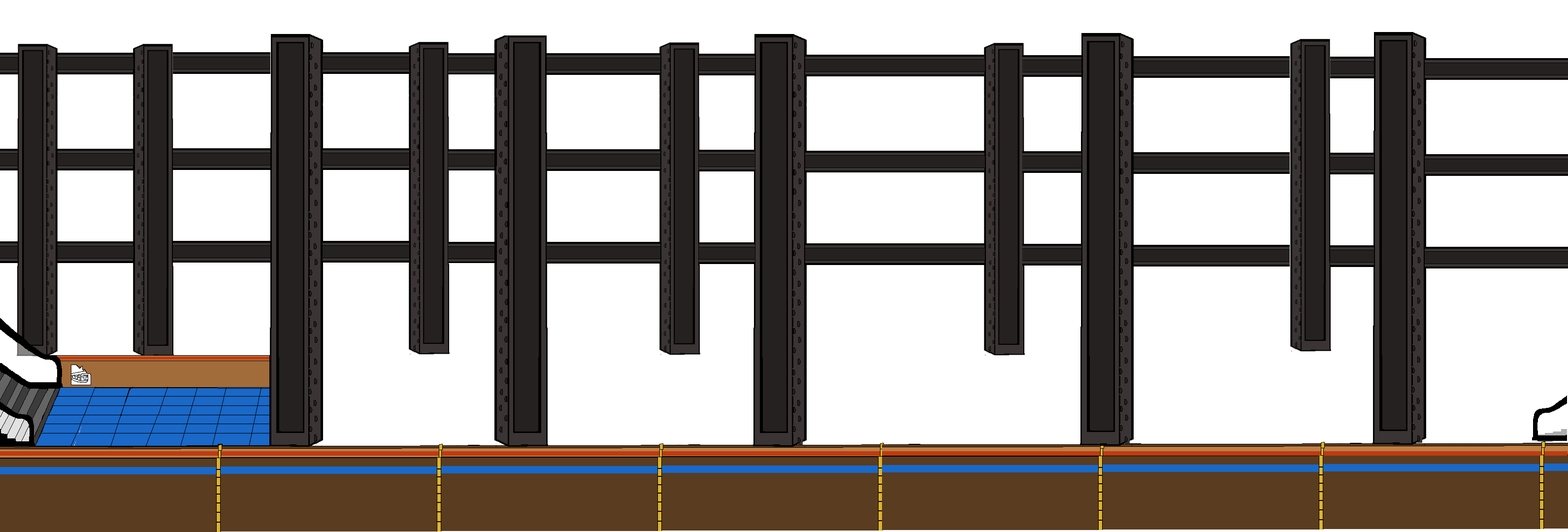
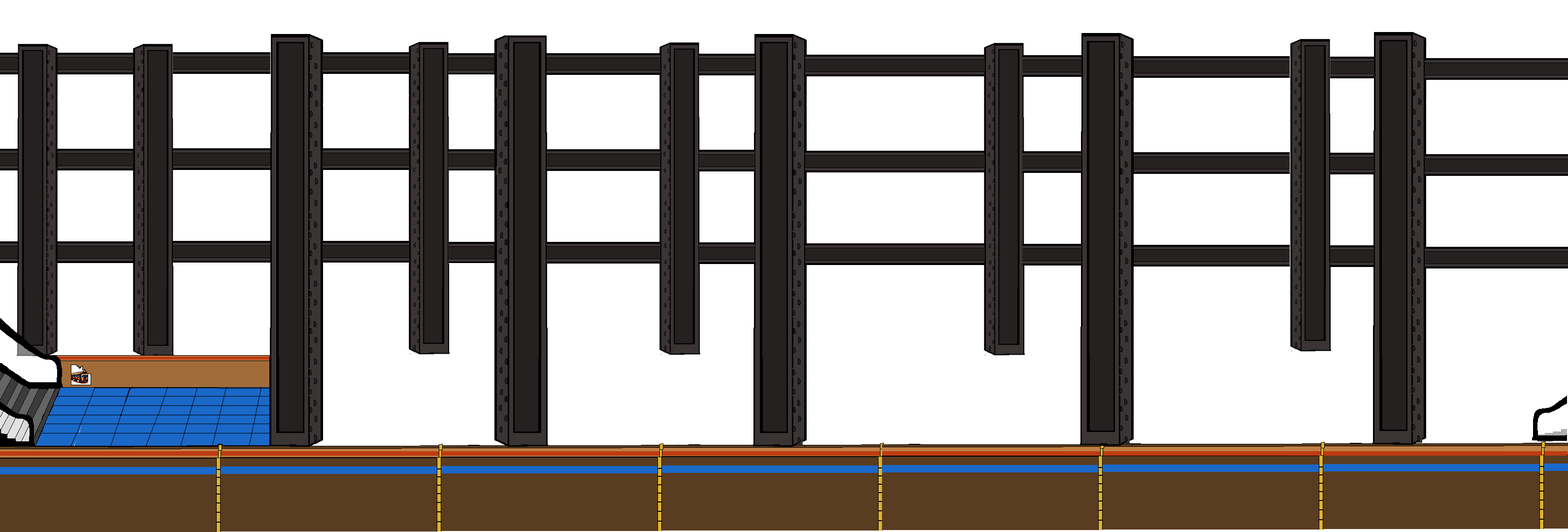
Layered file, before and after one edit (1568x532). Changes by layer:
added layer "glass" above "SubwayArt" over [71, 374, 88, 379]
painted on "SubwayArt" over [71, 371, 89, 384]
